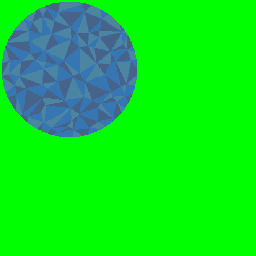
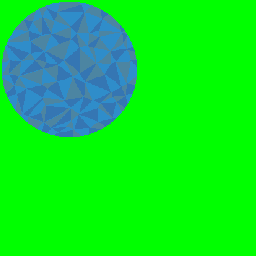
The second 256×256 image is a revision of the first. Changes to its layers:
painted on "Paint Layer 3" over [2, 2, 137, 136]
painted on "Paint Layer 4" over [2, 2, 137, 136]
painted on "Paint Layer 1" over [2, 2, 137, 136]